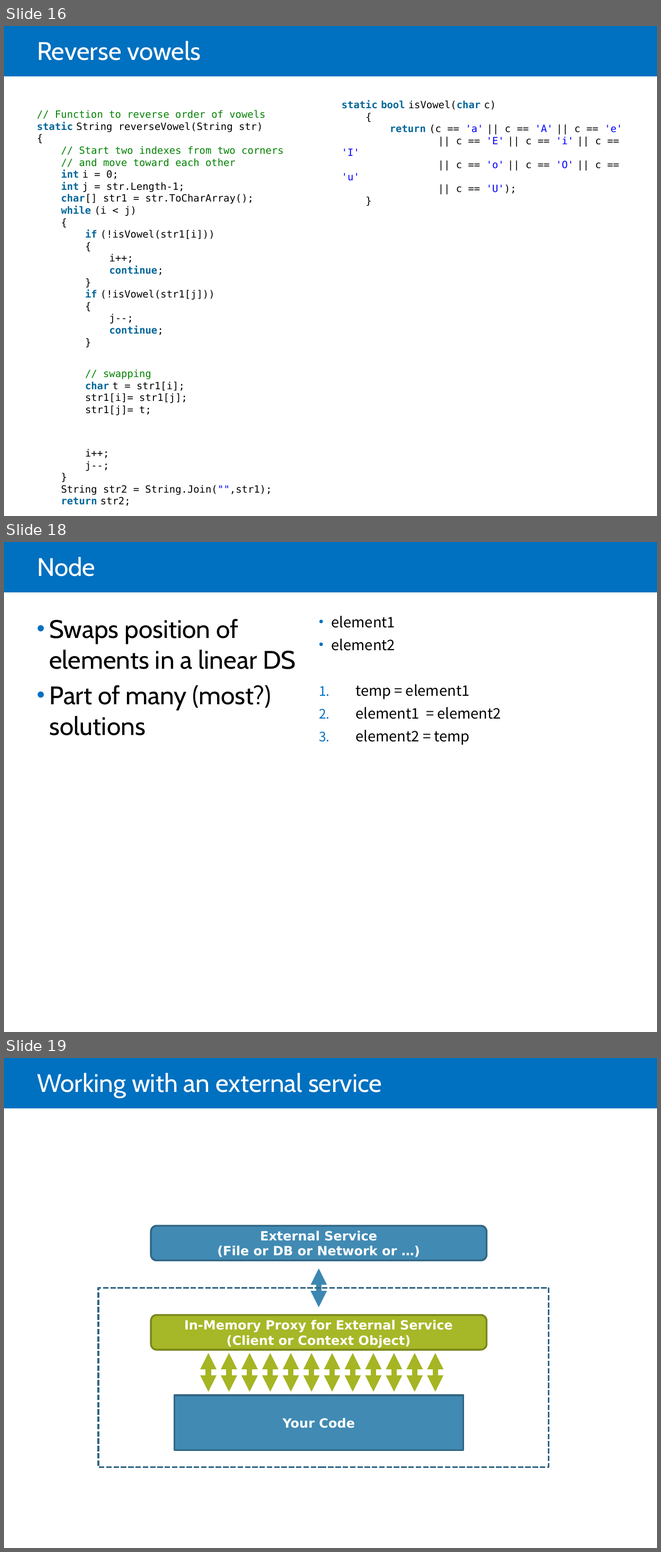
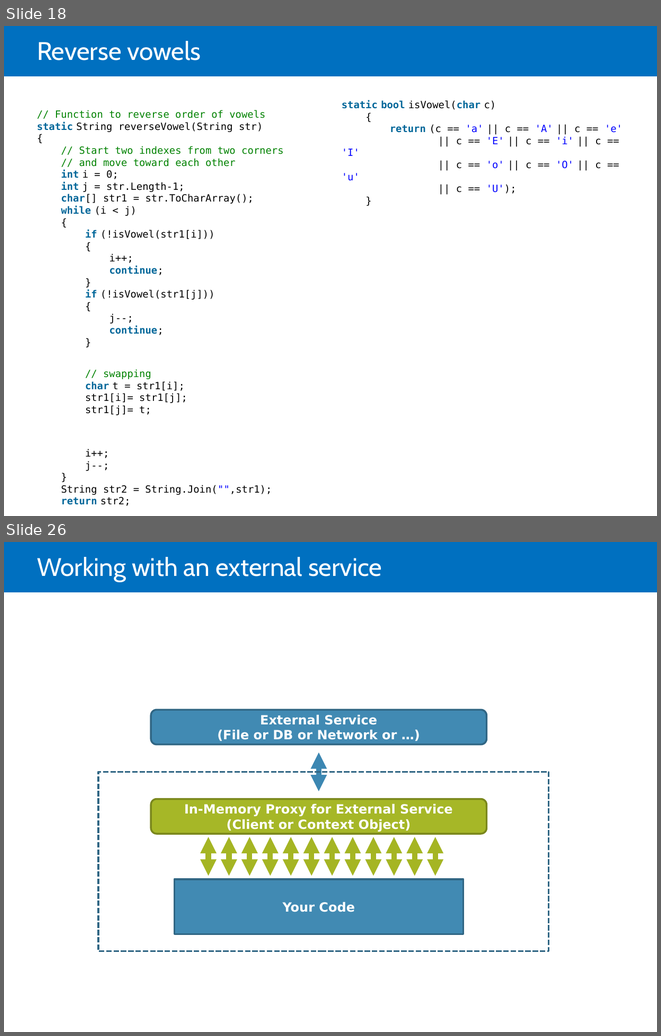
Before and after one commit to jdevr1es/DotnetSlides, a slide deck: DSA Study Guide.pptx. Shown one above the other, each under a label of ours: slides 16, 18 and 19 before the commit, slides 18 and 26 after it; the slides between them are not shown. The pictures are 661x1552 and 661x1036 pixels, drawn with LibreOffice and Linux fonts; fonts in the diff are those of the drawing. Boxes give left, top, right and bottom in pixels: in the first picture for what was removed or moved away, otherwise in the second. Text is boxed around its words. In the diff, an @@ line names an element or a change of style, - is before the commit and + after.

```diff
--- a/DSA Study Guide.pptx
+++ b/DSA Study Guide.pptx
@@ slide 18 removed at box(4, 542, 657, 1032), background #FFFFFF; not listed: 1 template element that a slide beside it also shows @@
@@ title removed at box(37, 557, 95, 576) @@
-Node
@@ text removed at box(49, 619, 296, 735) @@
-• Swaps position of elements in a linear DS
-• Part of many (most?) solutions
@@ text removed at box(332, 616, 501, 745) @@
-• element1
-• element2
-1. temp = element1
-2. element1 = element2
-3. element2 = temp
@@ what was slide 16 is now slide 18 @@
@@ what was slide 19 is now slide 26 @@
```
Also in this commit, not shown: 6 slides changed, 8 slides added.
